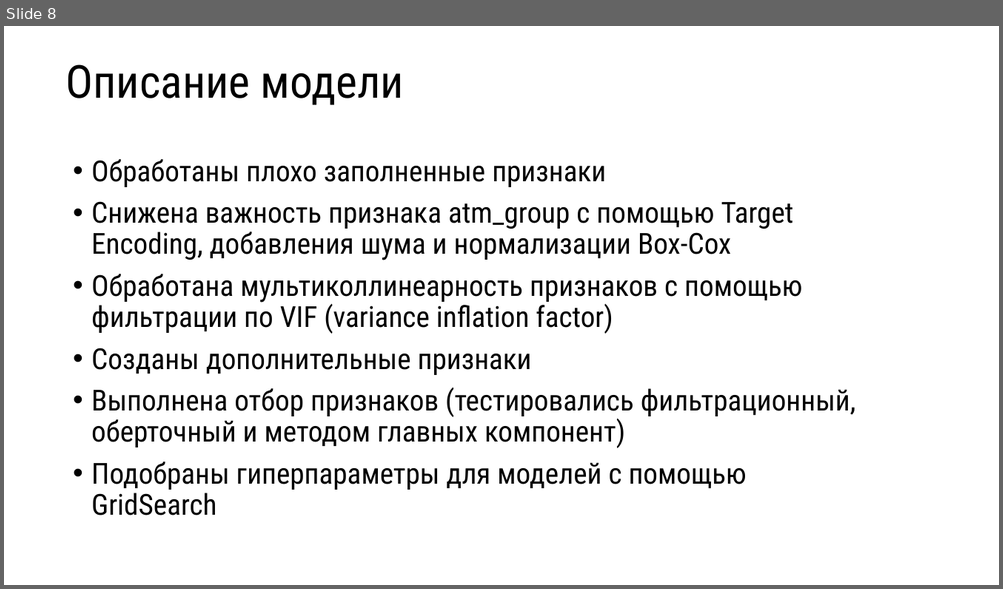
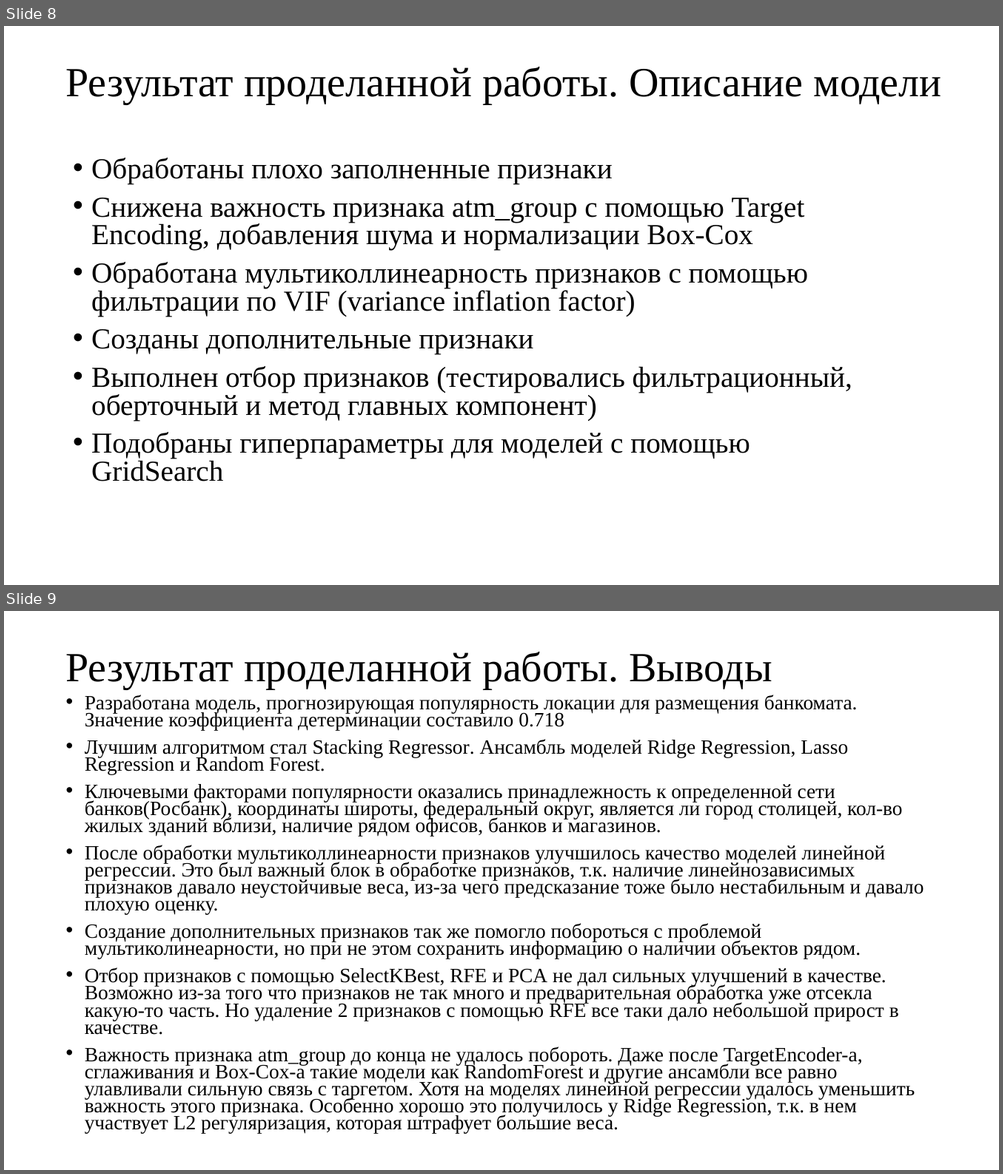
Before and after one commit to ElenaDoroshenko97/itog_project_ds16, a slide deck: Определение популярности геолокации для размещения банкомата Росбанка и его партнеров.pptx. Shown one above the other, each under a label of ours: slide 8 before the commit, slides 8 and 9 after it. The pictures are 1003x589 and 1003x1174 pixels, drawn with LibreOffice and Linux fonts; fonts in the diff are those of the drawing. Boxes give left, top, right and bottom in pixels: in the first picture for what was removed or moved away, otherwise in the second. Text is boxed around its words. In the diff, an @@ line names an element or a change of style, - is before the commit and + after.

```diff
--- a/Определение популярности геолокации для размещения банкомата Росбанка и его партнеров.pptx
+++ b/Определение популярности геолокации для размещения банкомата Росбанка и его партнеров.pptx
@@ slide 9 added at <box>4,611,999,1170</box>, background #FFFFFF @@
@@ title added at <box>66,652,771,689</box>, 40 pt, text #000000 @@
+Результат проделанной работы. Выводы
@@ text added at <box>85,695,923,1133</box>, 19.6 pt, text #000000 @@
+• Разработана модель, прогнозирующая популярность локации для размещения банкомата. Значение коэффициента детерминации составило 0.718
+• Лучшим алгоритмом стал Stacking Regressor. Ансамбль моделей Ridge Regression, Lasso Regression и Random Forest.
+• Ключевыми факторами популярности оказались принадлежность к определенной сети банков(Росбанк), координаты широты, федеральный округ, является ли город столицей, кол-во жилых зданий вблизи, наличие рядом офисов, банков и магазинов.
+• После обработки мультиколлинеарности признаков улучшилось качество моделей линейной регрессии. Это был важный блок в обработке признаков, т.к. наличие линейнозависимых признаков давало неустойчивые веса, из-за чего предсказание тоже было нестабильным и давало плохую оценку.
+• Создание дополнительных признаков так же помогло побороться с проблемой мультиколинеарности, но при не этом сохранить информацию о наличии объектов рядом.
+• Отбор признаков с помощью SelectKBest, RFE и PCA не дал сильных улучшений в качестве. Возможно из-за того что признаков не так много и предварительная обработка уже отсекла какую-то часть. Но удаление 2 признаков с помощью RFE все таки дало небольшой прирост в качестве.
+• Важность признака atm_group до конца не удалось побороть. Даже после TargetEncoder-а, сглаживания и Box-Cox-а такие модели как RandomForest и другие ансамбли все равно улавливали сильную связь с таргетом. Хотя на моделях линейной регрессии удалось уменьшить важность этого признака. Особенно хорошо это получилось у Ridge Regression, т.к. в нем участвует L2 регуляризация, которая штрафует большие веса.
@@ slide 8 changed as well @@
@@ title at <box>66,67,942,104</box>: text changed; size 44 to 40 pt; font Roboto Condensed to Times New Roman @@
-Описание модели
+Результат проделанной работы. Описание модели
@@ text at <box>91,158,808,482</box>: font Roboto Condensed to Times New Roman in "Обработаны плохо заполненные признаки", "Снижена важность признака atm_group с помощью Target ...", "Обработана мультиколлинеарность признаков с помощью фильтрац ...", "Созданы дополнительные признаки" and 1 more places; line spacing 0.9 to 0.8 @@
@@ text at <box>91,366,852,420</box>: text changed; font Roboto Condensed to Times New Roman @@
-• Выполнена отбор признаков (тестировались фильтрационный, оберточный и методом главных компонент)
+• Выполнен отбор признаков (тестировались фильтрационный, оберточный и метод главных компонент)
```
Also in this commit, not shown: 7 other slides changed, 1 other slide added, 1 slide removed.
